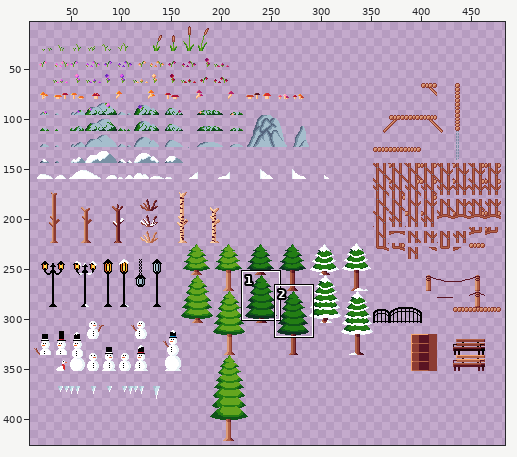
A sprite sheet gets an edit: Goose with a Scarf/sprites/sprTilesDeco16/e3e90a35-e177-4fa3-9686-92c172d5dfba.png. Above, an overview of the earlier version with the close-up marked.
Close-up. First the earlier version:
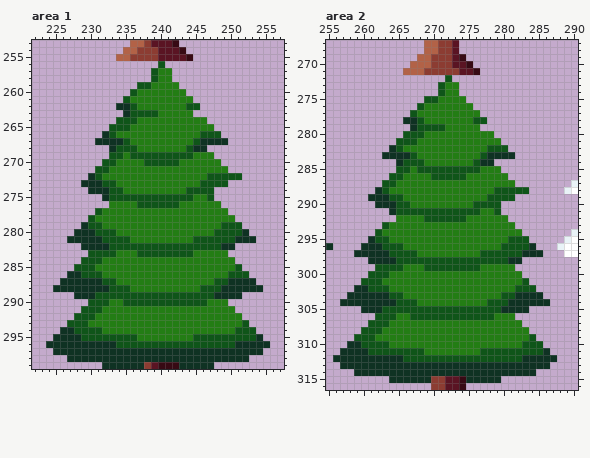
The file is 496x496 pixels. Shown: area 1: x 222..257, y 253..299; area 2: x 255..290, y 267..316. The wide view leaves out empty margins. The commit also changed other parts of the picture, which this record leaves out.
After the commit:
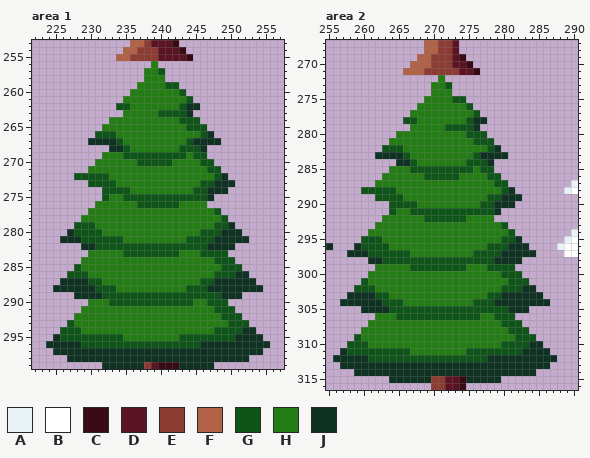
Palette (. is transparent): A #e9f3f7  B #ffffff  C #370a14  D #5a1423  E #8c3c32  F #b26247  G #0f5519  H #237d14  J #0f3223
What changed:
--- area 1
@@ x 222..257 @@
 255 ............FFEEEEDDDDC.............
-256 ..................G.................
-257 .................GHH................
-258 .................GHH................
-259 ...............GGHHHH...............
-260 ..............GHHHHHHH..............
-261 .............GHHHHHHHHH.............
-262 ............JJGHHHHHHHGG............
-263 .............JGGGGHHHHH.............
-264 ............GGGHHHHHHHHHH...........
-265 ...........GGGHHHHHHHHHHHH..........
-266 ..........JGHHHHHHHHHHHHGGG.........
-267 .........JJJJGHHHHHHHHHGJJJJ........
-268 ...........JGGGHHHHHHHGJJ...........
-269 ...........GGHGGGGGGGGGHHH..........
-270 ..........GGHHHHGGGGGHHHHHH.........
-271 .........GGHHHHHHHHHHHHHHHHH........
-272 ........JGHHHHHHHHHHHHHHHGGGGG......
-273 .......JJJGGHHHHHHHHHHHHGGGG........
-274 ........JJJGGHHHHHHHHHGGGG..........
-275 ..........JGGGGGGGGGGGGHHG..........
-276 ...........HHHHGGGGGGHHHHHH.........
-277 .........GHHHHHHHHHHHHHHHHHH........
-278 ........GHHHHHHHHHHHHHHHHHHHH.......
-279 .......JGGHHHHHHHHHHHHHHHHHGGG......
-280 ......JJJGGGHHHHHHHHHHHHHHGGGGJ.....
-281 .....JJJJJGGGGHHHHHHHHHGGGGGGJJJ....
-282 .......JJJJGGGGGGGGGGGGGGGGJJ.......
-283 ........GGGGHHHGGGGGGGGHHHHH........
-284 .......GGGHHHHHHHHHHHHHHHHHHH.......
-285 ......GGGHHHHHHHHHHHHHHHHHHHHG......
-286 .....JJGGGHHHHHHHHHHHHHHHHHHGGG.....
-287 ....JJJJJJGGHHHHHHHHHHHHHHGGJJJJ....
-288 ...JJJJJJJJGGGHHHHHHHHHHGGGJJJJJJ...
-289 ......JJJGGGGGGGGGGGGGGGGGJJJJ......
-290 ........GGGHHGGGGGGGGGGGGHHH........
-291 .......GGGHHHHHHHHHHHHHHHHHHH.......
-292 ......GGGHHHHHHHHHHHHHHHHHHHHH......
-293 .....GGGHHHHHHHHHHHHHHHHHHHHHHG.....
-294 ....JJGGGGHHHHHHHHHHHHHHHHHHHGGG....
-295 ...JJJJGGGGGGGGHHHHHHHHGGGGGGGGGJ...
-296 ..JJJJJJJJJJGGGGGGGGGGGGGGGGGJJJJJ..
+256 .................H..................
+257 ................HHG.................
+258 ................HHH.................
+259 ...............HHHHGG...............
+260 ..............HHHHHHHG..............
+261 .............HHHHHHHHHG.............
+262 ............GGHHHHHHHGJJ............
+263 .............HHHHHGGGGJ.............
+264 ...........HHHHHHHHHHGGG............
+265 ..........HHHHHHHHHHHHGGG...........
+266 .........GGGHHHHHHHHHHHHGJ..........
+267 ........JJJJGHHHHHHHHHGJJJJ.........
+268 ...........JJGHHHHHHHGGGJ...........
+269 ..........HHHGGGGGGGGGHGG...........
+270 .........HHHHHHGGGGGHHHHGG..........
+271 ........HHHHHHHHHHHHHHHHHGG.........
+272 ......GGGGGHHHHHHHHHHHHHHHGJ........
+273 ........GGGGHHHHHHHHHHHHGGJJJ.......
+274 ..........GGGGHHHHHHHHHGGJJJ........
+275 ..........GHHGGGGGGGGGGGGJ..........
+276 .........HHHHHHGGGGGGHHHH...........
+277 ........HHHHHHHHHHHHHHHHHHG.........
+278 .......HHHHHHHHHHHHHHHHHHHHG........
+279 ......GGGHHHHHHHHHHHHHHHHHGGJ.......
+280 .....JGGGGHHHHHHHHHHHHHHGGGJJJ......
+281 ....JJJGGGGGGHHHHHHHHHGGGGJJJJJ.....
+282 .......JJGGGGGGGGGGGGGGGGJJJJ.......
+283 ........HHHHHGGGGGGGGHHHGGGG........
+284 .......HHHHHHHHHHHHHHHHHHHGGG.......
+285 ......GHHHHHHHHHHHHHHHHHHHHGGG......
+286 .....GGGHHHHHHHHHHHHHHHHHHGGGJJ.....
+287 ....JJJJGGHHHHHHHHHHHHHHGGJJJJJJ....
+288 ...JJJJJJGGGHHHHHHHHHHGGGJJJJJJJJ...
+289 ......JJJJGGGGGGGGGGGGGGGGGJJJ......
+290 ........HHHGGGGGGGGGGGGHHGGG........
+291 .......HHHHHHHHHHHHHHHHHHHGGG.......
+292 ......HHHHHHHHHHHHHHHHHHHHHGGG......
+293 .....GHHHHHHHHHHHHHHHHHHHHHHGGG.....
+294 ....GGGHHHHHHHHHHHHHHHHHHHGGGGJJ....
+295 ...JGGGGGGGGGHHHHHHHHGGGGGGGGJJJJ...
+296 ..JJJJJGGGGGGGGGGGGGGGGGJJJJJJJJJJ..
 297 ...JJJJJJJJJJJJJJJJJJJJJJJJJJJJJJ...
--- area 2
@@ x 255..290 @@
 271 ...........FFFEEEEEDDC..............
-272 .................G..................
-273 ................GHH.................
-274 ................GHH.................
-275 ..............GGHHHH................
-276 .............GHHHHHHH...............
-277 ............GHHHHHHHHH..............
-278 ...........JJGHHHHHHHGG.............
-279 ............JGGGGHHHHH..............
-280 ...........GGGHHHHHHHHHH............
-281 ..........GGGHHHHHHHHHHHH...........
-282 .........JGHHHHHHHHHHHHGGG..........
-283 ........JJJJGHHHHHHHHHGJJJJ.........
-284 ..........JGGGHHHHHHHGJJ............
-285 ..........GGHGGGGGGGGGHHH...........
-286 .........GGHHHHGGGGGHHHHHH..........
-287 ........GGHHHHHHHHHHHHHHHHH........A
-288 .......JGHHHHHHHHHHHHHHHGGGGG.....AB
-289 ......JJJGGHHHHHHHHHHHHGGGG.........
-290 .......JJJGGHHHHHHHHHGGGG...........
-291 .........JGGGGGGGGGGGGHHG...........
-292 ..........HHHHGGGGGGHHHHHH..........
-293 ........GHHHHHHHHHHHHHHHHHH.........
-294 .......GHHHHHHHHHHHHHHHHHHHH.......A
-295 ......JGGHHHHHHHHHHHHHHHHHGGG.....AB
-296 J....JJJGGGHHHHHHHHHHHHHHGGGGJ...ABB
-297 ....JJJJJGGGGHHHHHHHHHGGGGGGJJJ...BB
-298 ......JJJJGGGGGGGGGGGGGGGGJJ........
-299 .......GGGGHHHGGGGGGGGHHHHH.........
-300 ......GGGHHHHHHHHHHHHHHHHHHH........
-301 .....GGGHHHHHHHHHHHHHHHHHHHHG.......
-302 ....JJGGGHHHHHHHHHHHHHHHHHHGGG......
-303 ...JJJJJJGGHHHHHHHHHHHHHHGGJJJJ.....
-304 ..JJJJJJJJGGGHHHHHHHHHHGGGJJJJJJ....
-305 .....JJJGGGGGGGGGGGGGGGGGJJJJ.......
-306 .......GGGHHGGGGGGGGGGGGHHH.........
-307 ......GGGHHHHHHHHHHHHHHHHHHH........
-308 .....GGGHHHHHHHHHHHHHHHHHHHHH.......
-309 ....GGGHHHHHHHHHHHHHHHHHHHHHHG......
-310 ...JJGGGGHHHHHHHHHHHHHHHHHHHGGG.....
-311 ..JJJJGGGGGGGGHHHHHHHHGGGGGGGGGJ....
-312 .JJJJJJJJJJGGGGGGGGGGGGGGGGGJJJJJ...
+272 ................H...................
+273 ...............HHG..................
+274 ...............HHH..................
+275 ..............HHHHGG................
+276 .............HHHHHHHG...............
+277 ............HHHHHHHHHG..............
+278 ...........GGHHHHHHHGJJ.............
+279 ............HHHHHGGGGJ..............
+280 ..........HHHHHHHHHHGGG.............
+281 .........HHHHHHHHHHHHGGG............
+282 ........GGGHHHHHHHHHHHHGJ...........
+283 .......JJJJGHHHHHHHHHGJJJJ..........
+284 ..........JJGHHHHHHHGGGJ............
+285 .........HHHGGGGGGGGGHGG............
+286 ........HHHHHHGGGGGHHHHGG...........
+287 .......HHHHHHHHHHHHHHHHHGG.........A
+288 .....GGGGGHHHHHHHHHHHHHHHGJ.......AB
+289 .......GGGGHHHHHHHHHHHHGGJJJ........
+290 .........GGGGHHHHHHHHHGGJJJ.........
+291 .........GHHGGGGGGGGGGGGJ...........
+292 ........HHHHHHGGGGGGHHHH............
+293 .......HHHHHHHHHHHHHHHHHHG..........
+294 ......HHHHHHHHHHHHHHHHHHHHG........A
+295 .....GGGHHHHHHHHHHHHHHHHHGGJ......AB
+296 J...JGGGGHHHHHHHHHHHHHHGGGJJJ....ABB
+297 ...JJJGGGGGGHHHHHHHHHGGGGJJJJJ....BB
+298 ......JJGGGGGGGGGGGGGGGGJJJJ........
+299 .......HHHHHGGGGGGGGHHHGGGG.........
+300 ......HHHHHHHHHHHHHHHHHHHGGG........
+301 .....GHHHHHHHHHHHHHHHHHHHHGGG.......
+302 ....GGGHHHHHHHHHHHHHHHHHHGGGJJ......
+303 ...JJJJGGHHHHHHHHHHHHHHGGJJJJJJ.....
+304 ..JJJJJJGGGHHHHHHHHHHGGGJJJJJJJJ....
+305 .....JJJJGGGGGGGGGGGGGGGGGJJJ.......
+306 .......HHHGGGGGGGGGGGGHHGGG.........
+307 ......HHHHHHHHHHHHHHHHHHHGGG........
+308 .....HHHHHHHHHHHHHHHHHHHHHGGG.......
+309 ....GHHHHHHHHHHHHHHHHHHHHHHGGG......
+310 ...GGGHHHHHHHHHHHHHHHHHHHGGGGJJ.....
+311 ..JGGGGGGGGGHHHHHHHHGGGGGGGGJJJJ....
+312 .JJJJJGGGGGGGGGGGGGGGGGJJJJJJJJJJ...
 313 ..JJJJJJJJJJJJJJJJJJJJJJJJJJJJJJ....
